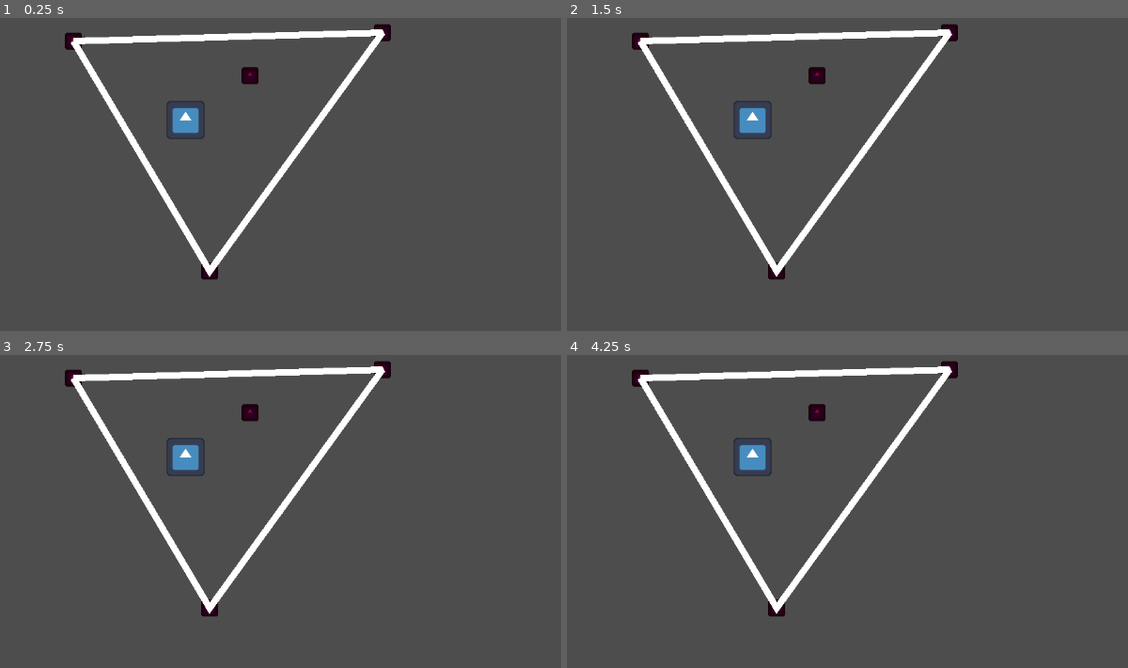
Above: before the commit, frames 1-4 (two rows, left to right).
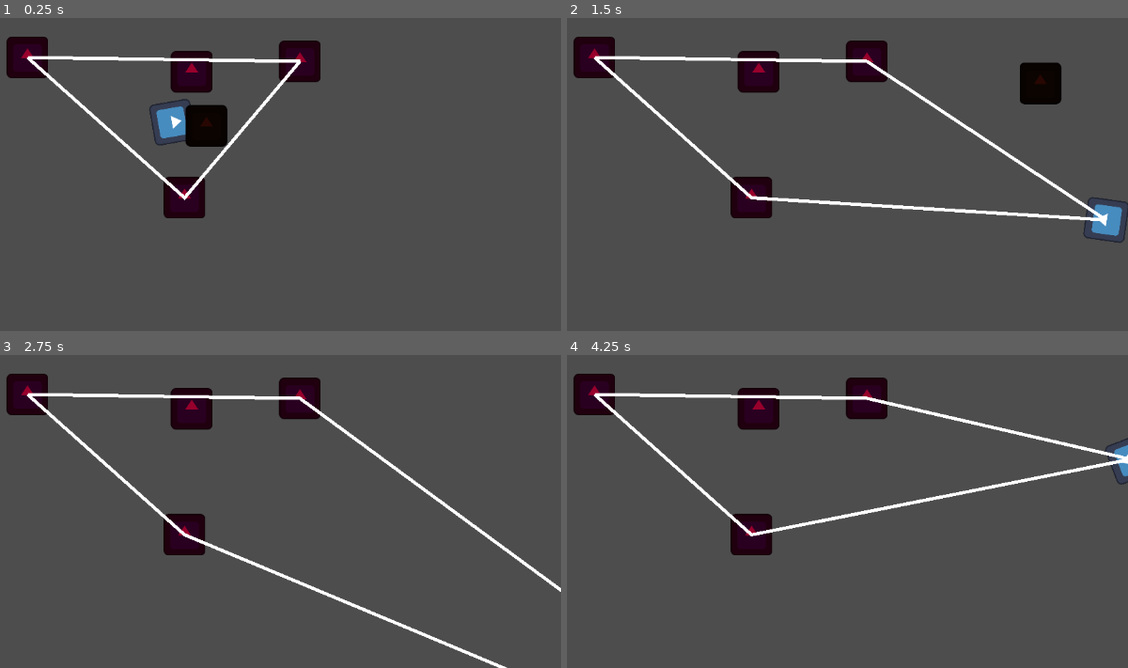
Above: after the commit, the same moments.

Repository: get-shwifty/ld54bis
Game: Godot game, scene res://logic/level/node_2d.tscn
Same seed, same stepped clock (60 frames per second), same inputs: the game is played once before the commit and once after it. The engine's default icon, where the game draws it, is replaced by a stand-in: a white triangle on a blue panel in a dark square.
Inputs (mouse positions are in pixels of both pictures, inside the frame that each line leads up to):
- Up to frame 1 (0.25 s): no input
- Up to frame 2 (1.5 s): tap Enter at 0.5 s; move the mouse to (920, 99) at 0.52 s; hold D (game_right) 0.53-1.28 s; tap Space (game_kick) at 0.6, 1.35 s; move the mouse to (600, 140) at 1.27 s; hold S (game_down) from 1.28 s (still down)
- Up to frame 3 (2.75 s): move the mouse to (258, 364) at 2.02 s; release S (game_down) at 2.03 s; hold D (game_right) from 2.03 s (still down); tap Space (game_kick) at 2.1 s
- Up to frame 4 (4.25 s): move the mouse to (712, 542) at 2.77 s; release D (game_right) at 2.78 s; hold W (game_up) 2.78-3.53 s; tap Space (game_kick) at 2.85, 3.6 s; move the mouse to (976, 520) at 3.52 s; hold A (game_left) from 3.53 s (still down)

The runs differ from the first frame. In frame 1, 10% of the frame differs, in the area x 1-70%, y 2-84%; in frame 2, 12%, in the area x 1-100%, y 2-84%; in frame 3, 10%; in frame 4, 10%.

Commit message:
wip movement

Diff:
--- a/logic/game/Character.gd
+++ b/logic/game/Character.gd
@@ -1,18 +1,52 @@
 extends CharacterBody2D
 
-var speed = 200
+const move_base_coef = 50
+@export var move_max_speed : float = 20
+
+
+var last_orientation : Vector2;
+const kick_force_base_coef = 50;
+@export var kick_force : float = 2;
 
 func _physics_process(delta):
-	velocity = Vector2()
+	process_orientation(delta);
+	process_movement(delta)
 
-	if Input.is_action_pressed("ui_right"):
-		velocity.x += 1
-	if Input.is_action_pressed("ui_left"):
-		velocity.x -= 1
-	if Input.is_action_pressed("ui_down"):
-		velocity.y += 1
-	if Input.is_action_pressed("ui_up"):
-		velocity.y -= 1
+	if Input.is_action_just_pressed("game_kick"):
+		try_kick()
 
-	velocity = velocity.normalized() * speed
+
+
+
+func process_orientation(delta):
+	var mouse_pos : Vector2 = get_global_mouse_position();
+	var orientation = mouse_pos - position;
+	orientation = orientation.normalized()
+	last_orientation = orientation;
+	look_at(mouse_pos)
+
+
+func process_movement(delta):
+	velocity = get_move_intention() * move_max_speed * move_base_coef
 	move_and_slide()
+
+func get_move_intention() -> Vector2:
+	var move_intention = Vector2()
+
+	if Input.is_action_pressed("game_right"):
+		move_intention.x += 1
+	if Input.is_action_pressed("game_left"):
+		move_intention.x -= 1
+	if Input.is_action_pressed("game_down"):
+		move_intention.y += 1
+	if Input.is_action_pressed("game_up"):
+		move_intention.y -= 1
+
+	move_intention = move_intention.normalized()
+	return move_intention
+
+func try_kick():
+	var enemies_to_kick = $KickArea.get_overlapping_bodies();
+	for enemy in enemies_to_kick:
+		enemy = enemy as Enemy;
+		enemy.receive_kick(last_orientation * kick_force_base_coef * kick_force);
--- /dev/null
+++ b/logic/game/character.tscn
@@ -0,0 +1,33 @@
+[gd_scene load_steps=5 format=3 uid="uid://vln44ev7tm21"]
+
+[ext_resource type="Script" path="res://logic/game/Character.gd" id="1_y638b"]
+[ext_resource type="Texture2D" uid="uid://cdnd7g1hoq3cj" path="res://art/icon.svg" id="2_uqf1e"]
+
+[sub_resource type="CircleShape2D" id="CircleShape2D_qt81g"]
+
+[sub_resource type="RectangleShape2D" id="RectangleShape2D_5fqmh"]
+size = Vector2(126.158, 180.098)
+
+[node name="CharacterBody2D" type="CharacterBody2D"]
+position = Vector2(577, 327)
+motion_mode = 1
+script = ExtResource("1_y638b")
+move_max_speed = 15.0
+kick_force = 20.0
+
+[node name="Sprite2D" type="Sprite2D" parent="."]
+rotation = 1.5708
+texture = ExtResource("2_uqf1e")
+
+[node name="CollisionShape2D" type="CollisionShape2D" parent="."]
+scale = Vector2(6.22032, 6.22032)
+shape = SubResource("CircleShape2D_qt81g")
+
+[node name="KickArea" type="Area2D" parent="."]
+rotation = 1.5708
+collision_layer = 0
+collision_mask = 2
+
+[node name="CollisionShape2D" type="CollisionShape2D" parent="KickArea"]
+position = Vector2(0, -90.4869)
+shape = SubResource("RectangleShape2D_5fqmh")
--- /dev/null
+++ b/logic/game/enemy.gd
@@ -0,0 +1,15 @@
+extends RigidBody2D
+class_name Enemy
+
+var was_kicked : bool = false;
+
+# Called when the node enters the scene tree for the first time.
+func _ready():
+	pass # Replace with function body.
+
+func receive_kick(kick_force):
+	linear_velocity = kick_force;
+
+# Called every frame. 'delta' is the elapsed time since the previous frame.
+func _process(delta):
+	pass
--- /dev/null
+++ b/logic/game/enemy.tscn
@@ -0,0 +1,20 @@
+[gd_scene load_steps=4 format=3 uid="uid://67ljrm4vy5fv"]
+
+[ext_resource type="Texture2D" uid="uid://cdnd7g1hoq3cj" path="res://art/icon.svg" id="1_hhkuk"]
+[ext_resource type="Script" path="res://logic/game/enemy.gd" id="1_np3ut"]
+
+[sub_resource type="CircleShape2D" id="CircleShape2D_5wxan"]
+radius = 67.0
+
+[node name="enemy" type="RigidBody2D"]
+collision_layer = 2
+collision_mask = 0
+script = ExtResource("1_np3ut")
+
+[node name="Sprite2D" type="Sprite2D" parent="."]
+modulate = Color(0.396078, 0.172549, 0.0941176, 1)
+self_modulate = Color(0.396078, 0.172549, 0.0941176, 1)
+texture = ExtResource("1_hhkuk")
+
+[node name="CollisionShape2D" type="CollisionShape2D" parent="."]
+shape = SubResource("CircleShape2D_5wxan")
--- a/logic/level/node_2d.tscn
+++ b/logic/level/node_2d.tscn
@@ -1,29 +1,19 @@
 [gd_scene load_steps=6 format=3 uid="uid://d133kr4e66l4"]
 
-[ext_resource type="Script" path="res://logic/game/Character.gd" id="1_agxlt"]
+[ext_resource type="PackedScene" uid="uid://vln44ev7tm21" path="res://logic/game/character.tscn" id="1_aaugj"]
 [ext_resource type="Texture2D" uid="uid://cdnd7g1hoq3cj" path="res://art/icon.svg" id="2_v2a6i"]
 [ext_resource type="Script" path="res://logic/game/Post.gd" id="3_okbo1"]
 [ext_resource type="Script" path="res://logic/game/Line2D.gd" id="4_xd7ek"]
-
-[sub_resource type="CircleShape2D" id="CircleShape2D_qt81g"]
+[ext_resource type="PackedScene" uid="uid://67ljrm4vy5fv" path="res://logic/game/enemy.tscn" id="5_d32oc"]
 
 [node name="Node2D" type="Node2D"]
 
 [node name="Camera2D" type="Camera2D" parent="."]
-position = Vector2(577, 327)
+position = Vector2(617, 320)
+zoom = Vector2(0.5, 0.5)
 
-[node name="CharacterBody2D" type="CharacterBody2D" parent="."]
-position = Vector2(577, 327)
-scale = Vector2(0.459742, 0.459742)
-motion_mode = 1
-script = ExtResource("1_agxlt")
-
-[node name="Sprite2D" type="Sprite2D" parent="CharacterBody2D"]
-texture = ExtResource("2_v2a6i")
-
-[node name="CollisionShape2D" type="CollisionShape2D" parent="CharacterBody2D"]
-scale = Vector2(6.22032, 6.22032)
-shape = SubResource("CircleShape2D_qt81g")
+[node name="CharacterBody2D" parent="." instance=ExtResource("1_aaugj")]
+move_max_speed = 30.0
 
 [node name="Elastic" type="Node2D" parent="."]
 
@@ -31,30 +21,30 @@
 
 [node name="Sprite2D" type="Sprite2D" parent="Elastic/Post"]
 modulate = Color(0.596078, 0, 0.172549, 1)
-position = Vector2(405, 206)
-scale = Vector2(0.2, 0.2)
+position = Vector2(132, 128)
 texture = ExtResource("2_v2a6i")
 script = ExtResource("3_okbo1")
 
 [node name="Sprite2D2" type="Sprite2D" parent="Elastic/Post"]
 modulate = Color(0.596078, 0, 0.172549, 1)
-position = Vector2(879, 193)
-scale = Vector2(0.2, 0.2)
+position = Vector2(968, 140)
 texture = ExtResource("2_v2a6i")
 
 [node name="Sprite2D3" type="Sprite2D" parent="Elastic/Post"]
 modulate = Color(0.596078, 0, 0.172549, 1)
 position = Vector2(614, 559)
-scale = Vector2(0.2, 0.2)
 texture = ExtResource("2_v2a6i")
 
 [node name="Sprite2D4" type="Sprite2D" parent="Elastic/Post"]
 modulate = Color(0.596078, 0, 0.172549, 1)
-position = Vector2(676, 259)
-scale = Vector2(0.2, 0.2)
+position = Vector2(636, 172)
 texture = ExtResource("2_v2a6i")
 
 [node name="Line2D" type="Line2D" parent="Elastic" node_paths=PackedStringArray("player")]
 points = PackedVector2Array(0, 0, 0, 0, 0, 0)
 script = ExtResource("4_xd7ek")
 player = NodePath("../../CharacterBody2D")
+
+[node name="enemy" parent="." instance=ExtResource("5_d32oc")]
+position = Vector2(681, 338)
+gravity_scale = 0.0
